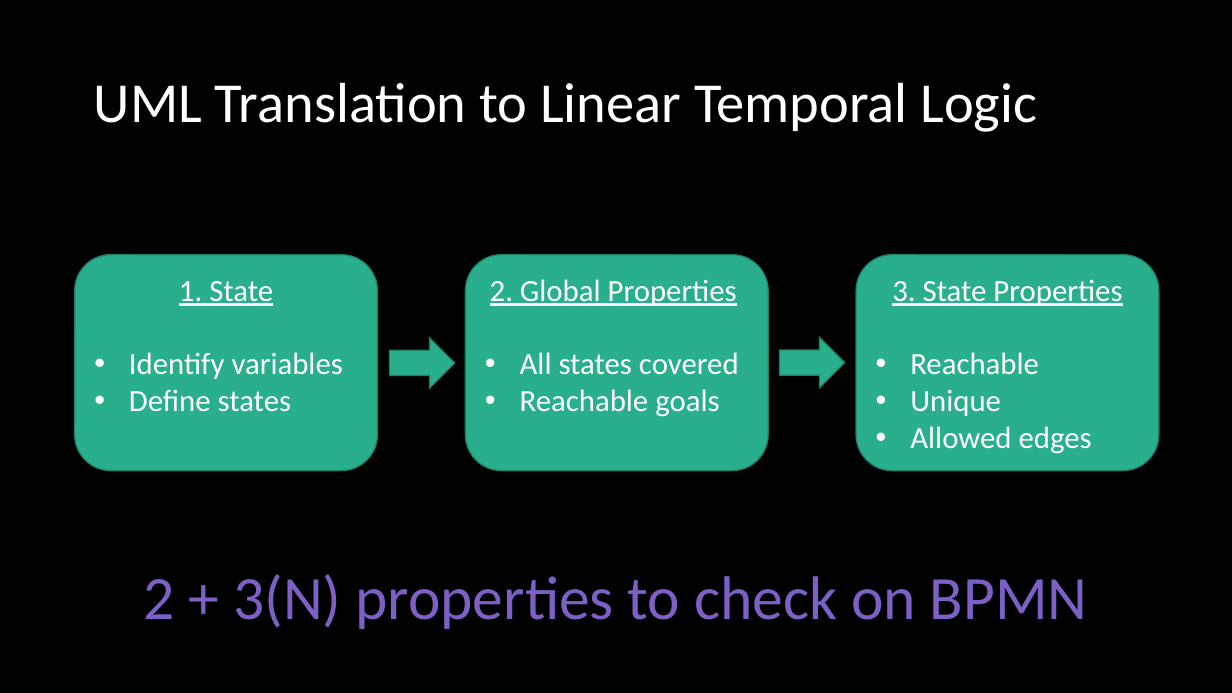
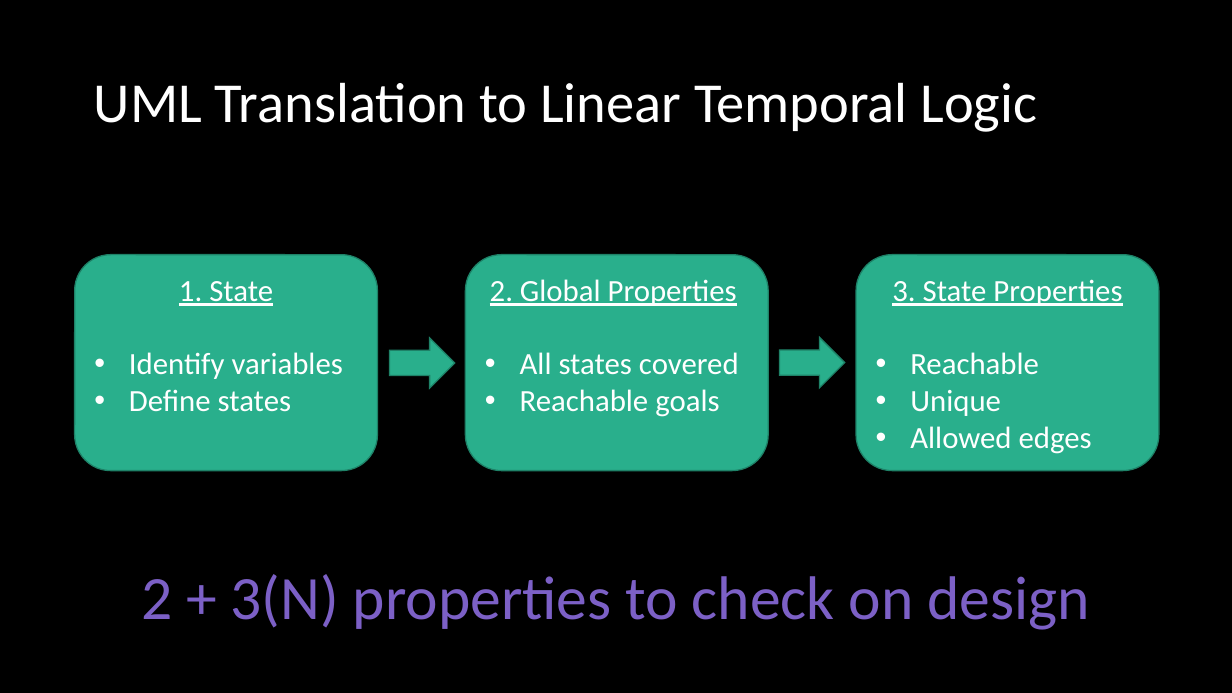
Before and after one commit to ericmercer/SPIN-bpmn-cwp-verification-paper, a slide deck: slide 8 of presentation/syscon-2022.pptx. Drawn at 1232x693 pixels with LibreOffice and Linux fonts; fonts in the diff are those of the drawing. Boxes give left, top, right and bottom in pixels: in the first picture for what was removed or moved away, otherwise in the second. Text is boxed around its words. In the diff, an @@ line names an element or a change of style, - is before the commit and + after.

Commit message:
Add script upto BPMN

```diff
--- a/presentation/syscon-2022.pptx
+++ b/presentation/syscon-2022.pptx
@@ text at box(141, 574, 1089, 630): text changed @@
-2 + 3(N) properties to check on BPMN
+2 + 3(N) properties to check on design
```
Also in this commit, not shown: 9 other slides changed.
